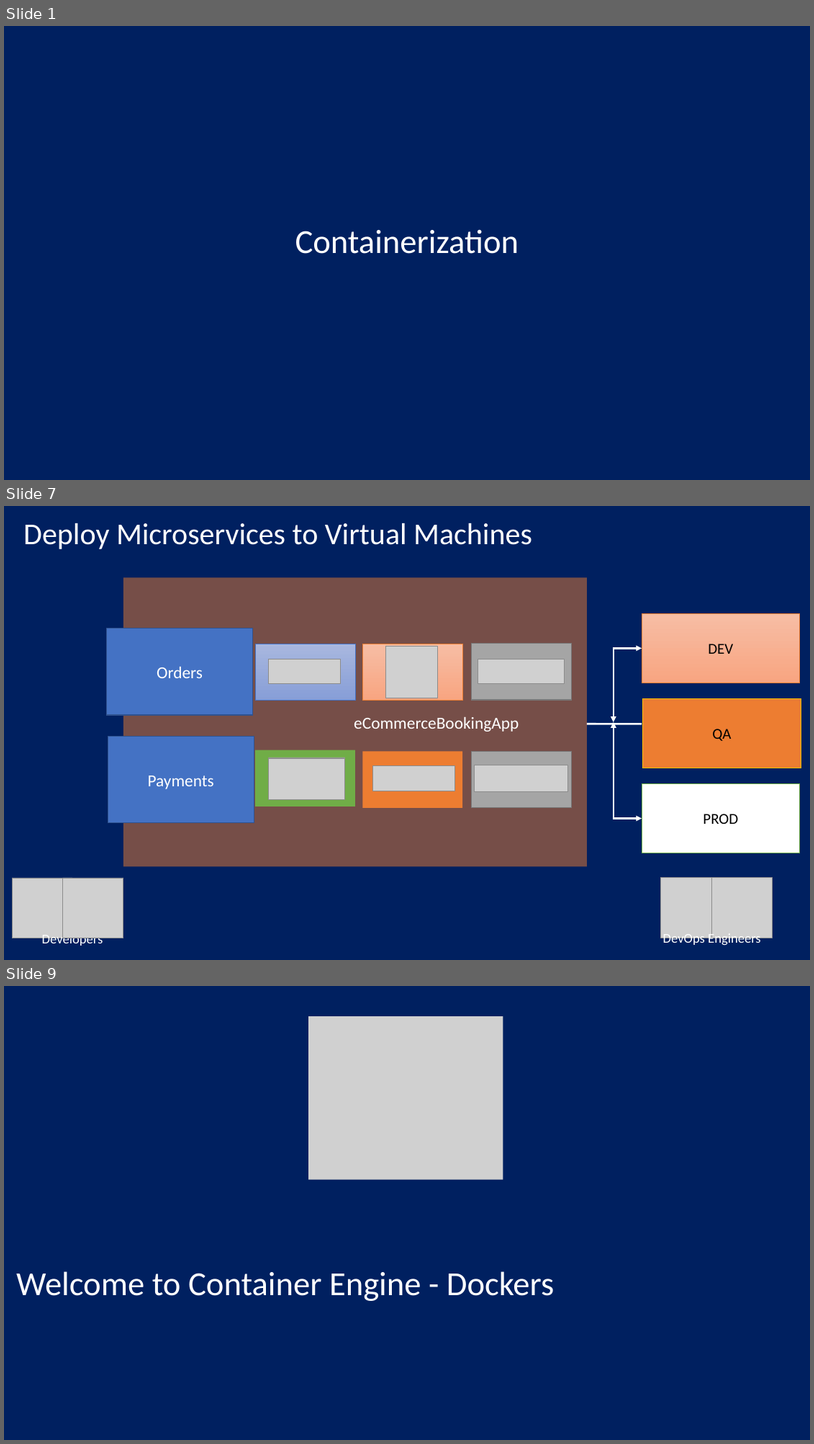
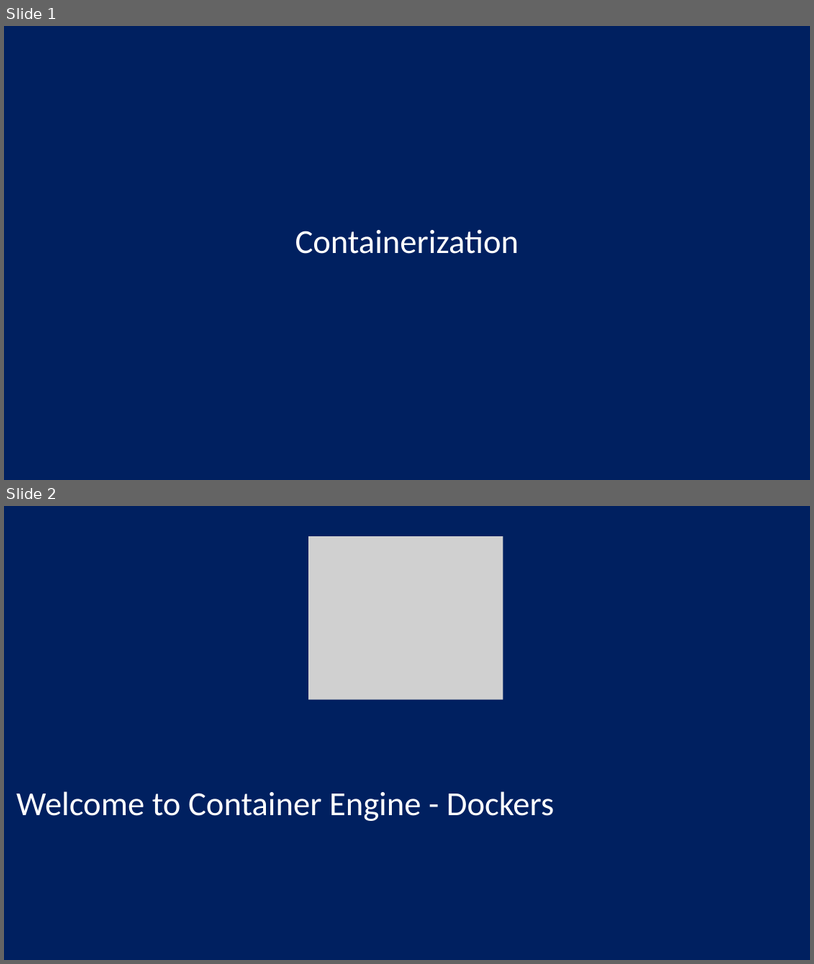
Before and after one commit to nitinmanojkumar/2024-08Oct-01Oct-THI-K8s, a slide deck: Docker-Master-Presentation.ppt. Shown one above the other, each under a label of ours: slides 1, 7 and 9 before the commit, slides 1 and 2 after it; the slides between them are not shown. The pictures are 814x1444 and 814x964 pixels, drawn with LibreOffice and Linux fonts; fonts in the diff are those of the drawing; grey boxes stand for pictures. Boxes give left, top, right and bottom in pixels: in the first picture for what was removed or moved away, otherwise in the second. Text is boxed around its words. In the diff, an @@ line names an element or a change of style, - is before the commit and + after.

```diff
--- a/Docker-Master-Presentation.ppt
+++ b/Docker-Master-Presentation.ppt
@@ slide 7 removed at [4,506,810,960], background #002060 @@
@@ text removed at [23,523,532,549] @@
-Deploy Microservices to Virtual Machines
@@ rectangle removed at [124,577,587,866] @@
-eCommerceBookingApp
@@ rectangle removed at [642,613,800,682] @@
-DEV
@@ rectangle removed at [107,628,252,715] @@
-Orders
@@ rectangle removed at [255,644,355,700] @@
@@ rectangle removed at [363,644,462,700] @@
@@ picture removed at [386,646,437,698] @@
@@ rectangle removed at [471,644,571,700] @@
@@ elbow double arrow removed from (613, 722) to (642, 648) @@
@@ picture removed at [269,659,341,683] @@
@@ picture removed at [478,659,563,683] @@
@@ rectangle removed at [643,698,801,767] @@
-QA
@@ rectangle removed at [108,736,254,822] @@
-Payments
@@ line removed from (586, 723) to (642, 723) @@
@@ elbow double arrow removed from (613, 722) to (642, 818) @@
@@ rectangle removed at [255,749,355,806] @@
@@ picture removed at [269,757,345,798] @@
@@ picture removed at [269,758,345,799] @@
@@ rectangle removed at [363,751,462,807] @@
@@ rectangle removed at [471,751,571,807] @@
@@ picture removed at [474,764,568,791] @@
@@ picture removed at [373,765,455,790] @@
@@ rectangle removed at [642,783,800,852] @@
-PROD
@@ picture removed at [12,878,72,937] @@
@@ picture removed at [63,878,124,937] @@
@@ picture removed at [661,877,722,937] @@
@@ picture removed at [712,877,772,937] @@
@@ text removed at [42,932,103,947] @@
-Developers
@@ text removed at [664,932,761,947] @@
-DevOps Engineers
@@ what was slide 9 is now slide 2 @@
```
Also in this commit, not shown: 21 other slides removed.
